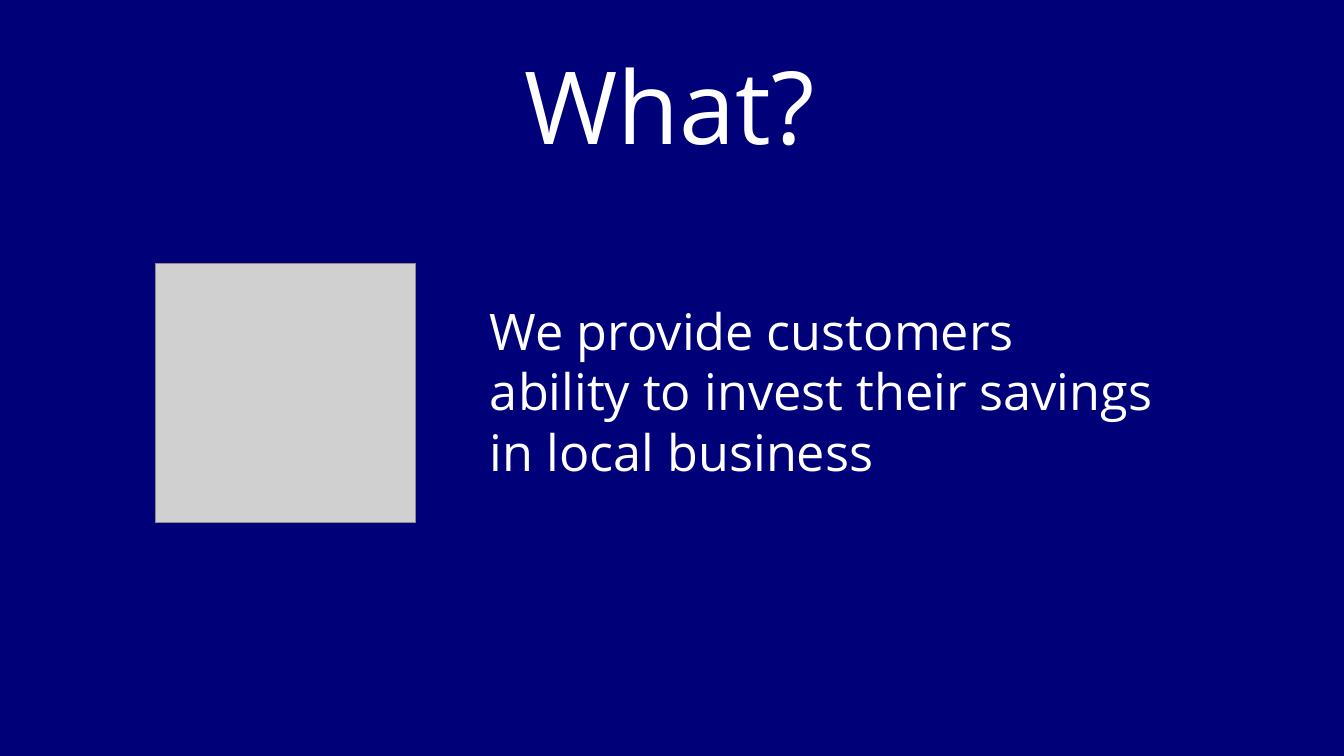
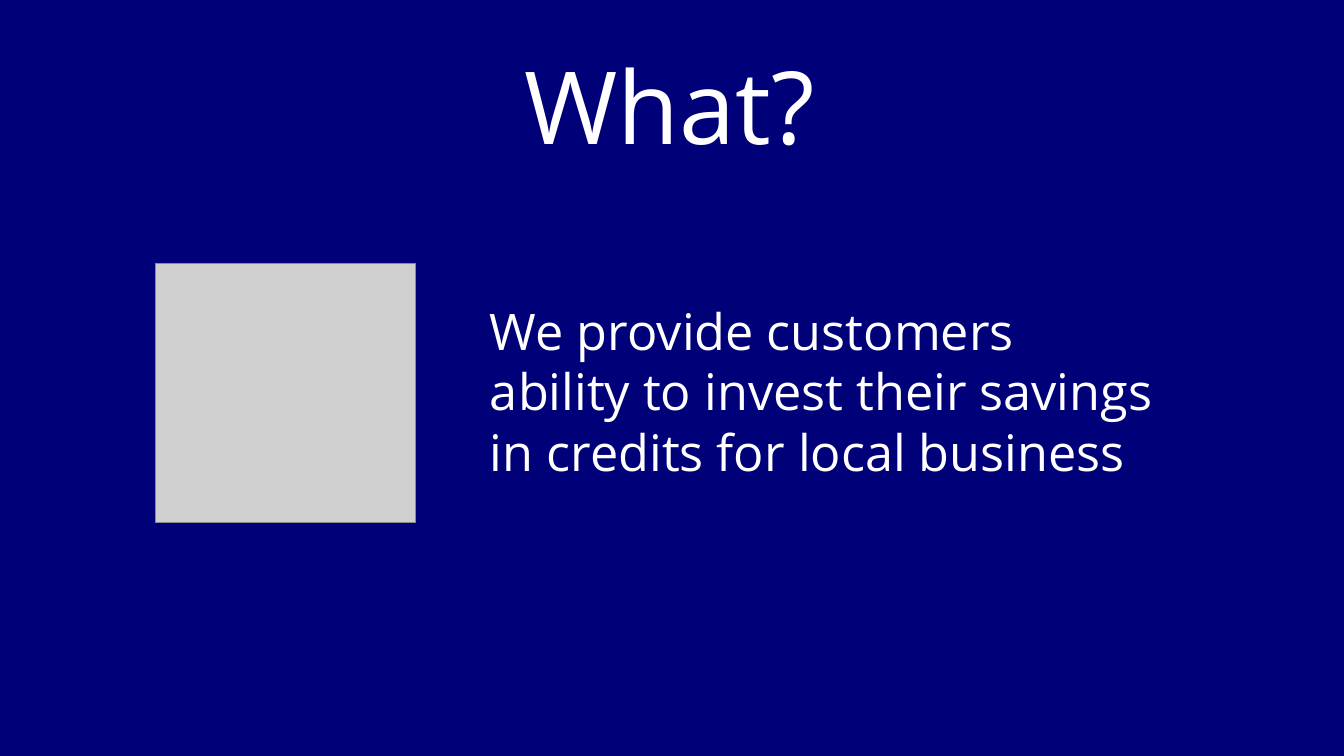
Before and after one commit to swe/localInvestor-frontend, a slide deck: slide 3 of devpost/local-investor.pptx. Drawn at 1344x756 pixels with LibreOffice and Linux fonts; fonts in the diff are those of the drawing; grey boxes stand for pictures. Boxes give left, top, right and bottom in pixels: in the first picture for what was removed or moved away, otherwise in the second. Text is boxed around its words. In the diff, an @@ line names an element or a change of style, - is before the commit and + after.

```diff
--- a/devpost/local-investor.pptx
+++ b/devpost/local-investor.pptx
@@ text at [490,311,1152,472]: text changed @@
-We provide customers ability to invest their savings in local business
+We provide customers ability to invest their savings in credits for local business
```
Also in this commit, not shown: 1 other file.
